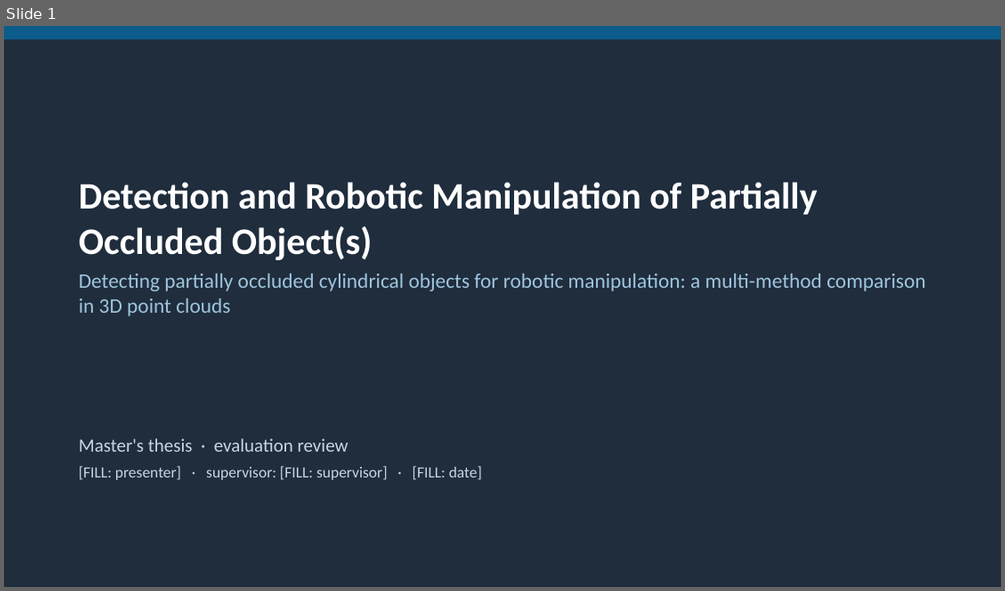
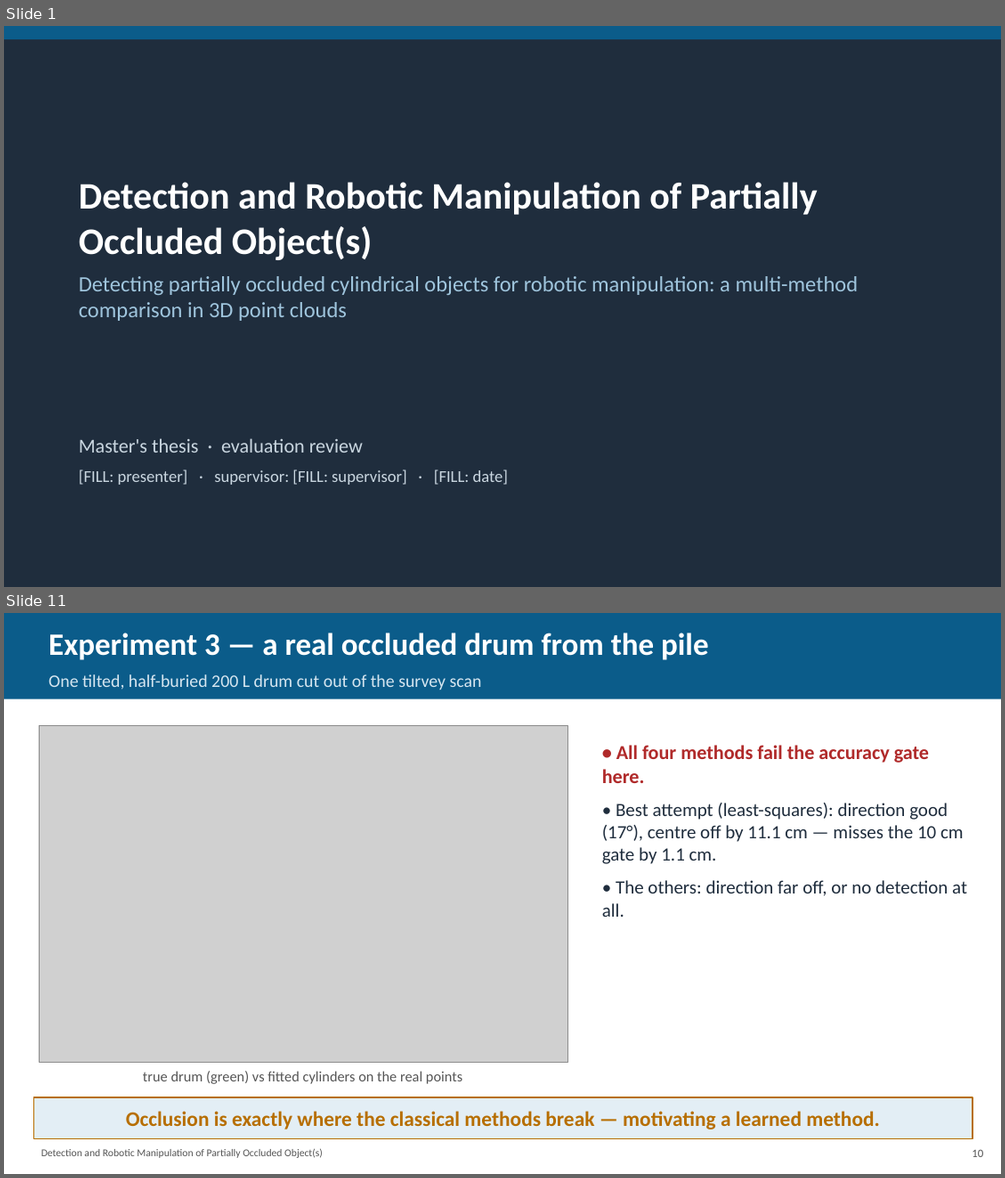
Before and after one commit to coder-1011/barrel-detection, a slide deck: researchwrite/evaluation_presentation.pptx. Shown one above the other, each under a label of ours: slide 1 before the commit, slides 1 and 11 after it; the slides between them are not shown. The pictures are 1005x591 and 1005x1178 pixels, drawn with LibreOffice and Linux fonts; fonts in the diff are those of the drawing; grey boxes stand for pictures. Boxes give left, top, right and bottom in pixels: in the first picture for what was removed or moved away, otherwise in the second. Text is boxed around its words. In the diff, an @@ line names an element or a change of style, - is before the commit and + after.

Commit message:
Rework evaluation deck per supervisor feedback: big fonts, plain-language intro/fitting slides, split experiments, BarrelNet slides (synth data, epoch comparison, pile result), risks with mitigations

```diff
--- a/researchwrite/evaluation_presentation.pptx
+++ b/researchwrite/evaluation_presentation.pptx
@@ slide 11 added at [4,613,1001,1174], background #FFFFFF @@
@@ rectangle added at [4,613,1001,699], fill #0B5C8A @@
@@ text added at [48,633,708,690], 17 pt, text #D6E6F0 @@
+Experiment 3 — a real occluded drum from the pile
+One tilted, half-buried 200 L drum cut out of the survey scan
@@ picture added at [39,725,567,1062] @@
@@ text added at [602,745,967,916], 18 pt, text #1F2D3D @@
+• All four methods fail the accuracy gate here.
+• Best attempt (least-squares): direction good (17°), centre off by 11.1 cm — misses the 10 cm gate by 1.1 cm.
+• The others: direction far off, or no detection at all.
@@ text added at [143,1070,462,1084], 14 pt, text #555555 @@
+true drum (green) vs fitted cylinders on the real points
@@ rectangle added at [34,1097,972,1139], fill #E3EEF5, outline #B76E00 1.5 pt, 20 pt, text #B76E00, bold @@
+Occlusion is exactly where the classical methods break — motivating a learned method.
@@ text added at [41,1148,323,1158], 10 pt, text #555555 @@
+Detection and Robotic Manipulation of Partially Occluded Object(s)
@@ text added at [971,1149,983,1157], 11 pt, text #555555 @@
+10
@@ slide 1 changed as well @@
@@ text "Detection and Robotic Manipulation of ..." at [79,182,858,321]: size 20 to 21 pt in "Detecting partially occluded cylindrical objects for robotic ..."; more space between paragraphs @@
@@ text "Master's thesis · evaluation review" at [79,438,509,484]: size 18 to 19 pt in "Master's thesis · evaluation review"; size 15 to 16 pt in "[FILL: presenter] · supervisor: [FILL: supervisor] · ..."; more space between paragraphs @@
```
Also in this commit, not shown: 16 other slides added, 9 slides removed, 15 other files.
